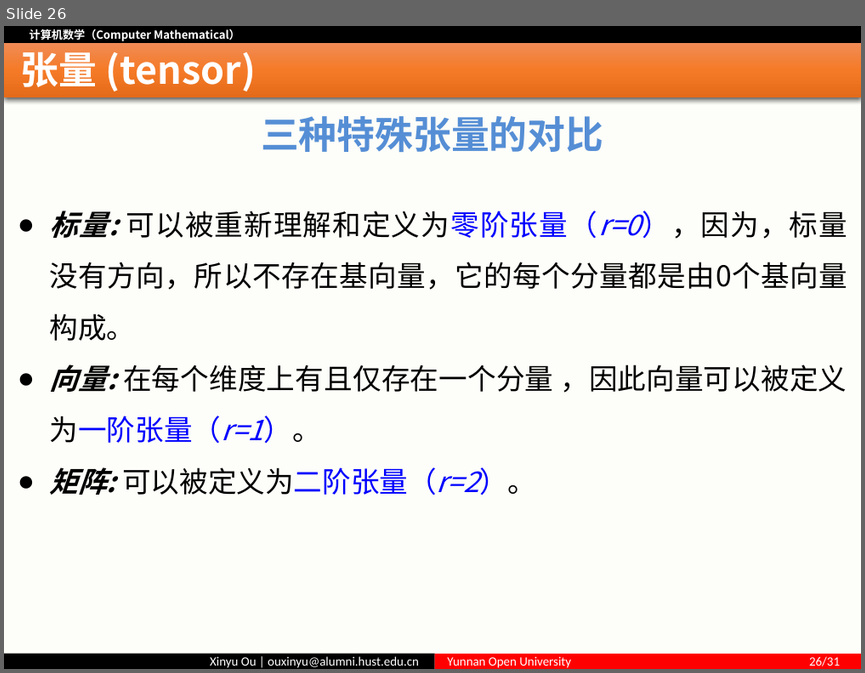
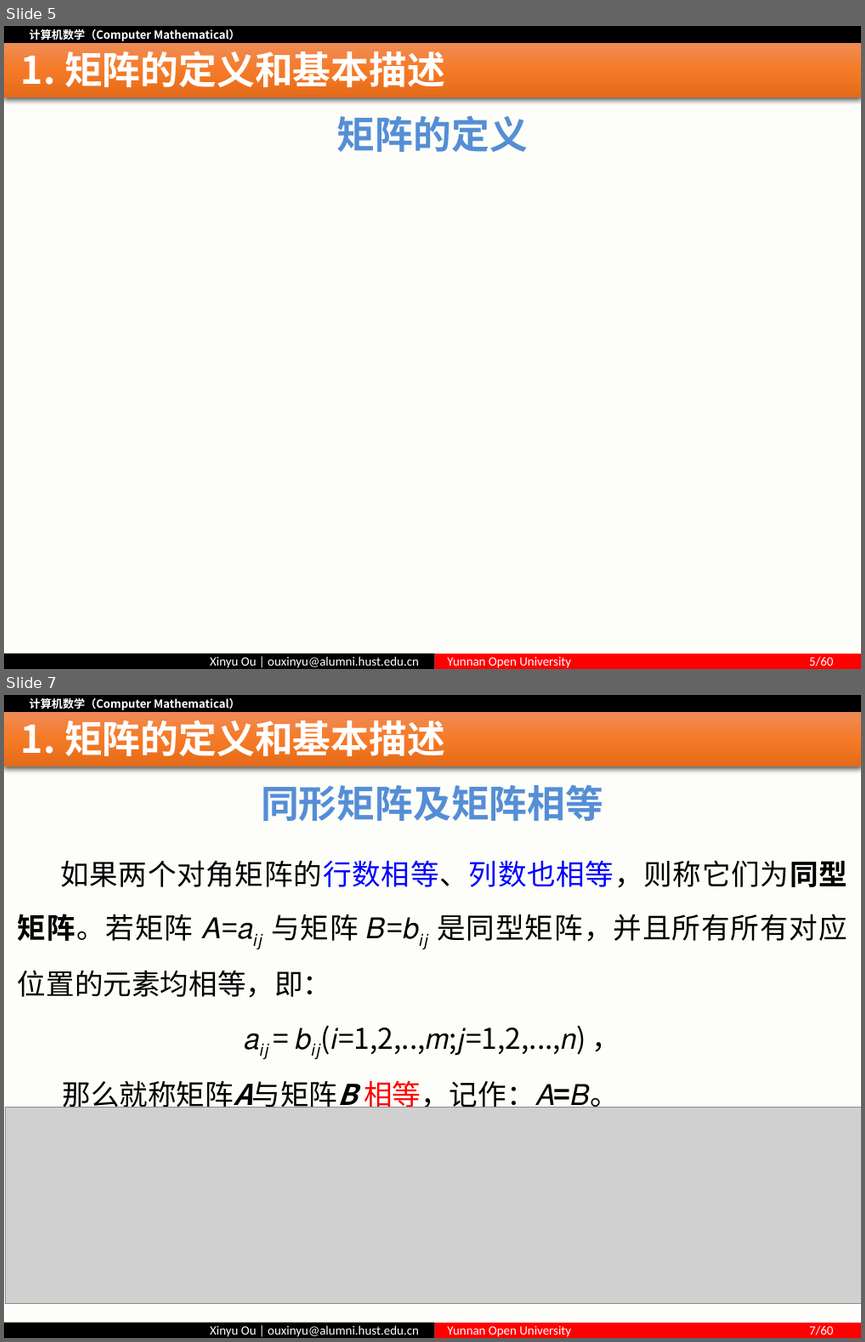
Before and after one commit to ouxinyu/Teaching, a slide deck: ComputerMath/PPT/第04讲 矩阵.pptx. Shown one above the other, each under a label of ours: slide 26 before the commit, slides 5 and 7 after it; the slides between them are not shown. The pictures are 865x673 and 865x1342 pixels, drawn with LibreOffice and Linux fonts; fonts in the diff are those of the drawing; grey boxes stand for pictures. Boxes give left, top, right and bottom in pixels: in the first picture for what was removed or moved away, otherwise in the second. Text is boxed around its words. In the diff, an @@ line names an element or a change of style, - is before the commit and + after.

Commit message:
new chapter
计算机数学新增矩阵章节，修订其他细节的错误，更新数学和机器学习的课程首页

```diff
--- a/ComputerMath/PPT/第04讲 矩阵.pptx
+++ b/ComputerMath/PPT/第04讲 矩阵.pptx
@@ slide 7 added at <box>4,695,861,1338</box>, background #FFFFFF; not listed: 5 template elements that a slide beside it also shows @@
@@ title added at <box>21,720,445,763</box>, 32 pt, text #FFFFFF, bold @@
+1. 矩阵的定义和基本描述
@@ text added at <box>261,784,603,821</box>, 32 pt, text #558ED5, bold @@
+同形矩阵及矩阵相等
@@ text added at <box>18,860,847,1112</box>, 24 pt, text #000000 @@
+如果两个对角矩阵的行数相等、列数也相等，则称它们为同型矩阵。若矩阵 𝐴=𝑎𝑖𝑗 与矩阵 𝐵=𝑏𝑖𝑗 是同型矩阵，并且所有所有对应位置的元素均相等，即：
+𝑎𝑖𝑗 = 𝑏𝑖𝑗(𝑖=1,2,..,𝑚;𝑗=1,2,...,𝑛) ，
+那么就称矩阵A与矩阵B 相等，记作：𝐴=𝐵。
@@ picture added at <box>6,1107,861,1304</box> @@
@@ what was slide 26 is now slide 5 @@
@@ slide 5 changed as well @@
@@ title at <box>21,51,445,94</box>: text changed @@
-张量 (tensor)
+1. 矩阵的定义和基本描述
@@ text at <box>337,115,528,152</box>: text changed @@
-三种特殊张量的对比
+矩阵的定义
@@ text removed at <box>50,210,847,494</box> @@
-● 标量: 可以被重新理解和定义为零阶张量（r=0），因为，标量没有方向，所以不存在基向量，它的每个分量都是由0个基向量构成。
-● 向量: 在每个维度上有且仅存在一个分量 ，因此向量可以被定义为一阶张量（r=1）。
-● 矩阵: 可以被定义为二阶张量（r=2）。
@@ text in rectangle at <box>447,656,833,668</box>: text changed @@
-Yunnan Open University 26/31
+Yunnan Open University 5/60
```
Also in this commit, not shown: 4 other slides changed, 52 other slides added, 33 slides removed, 34 other files.
